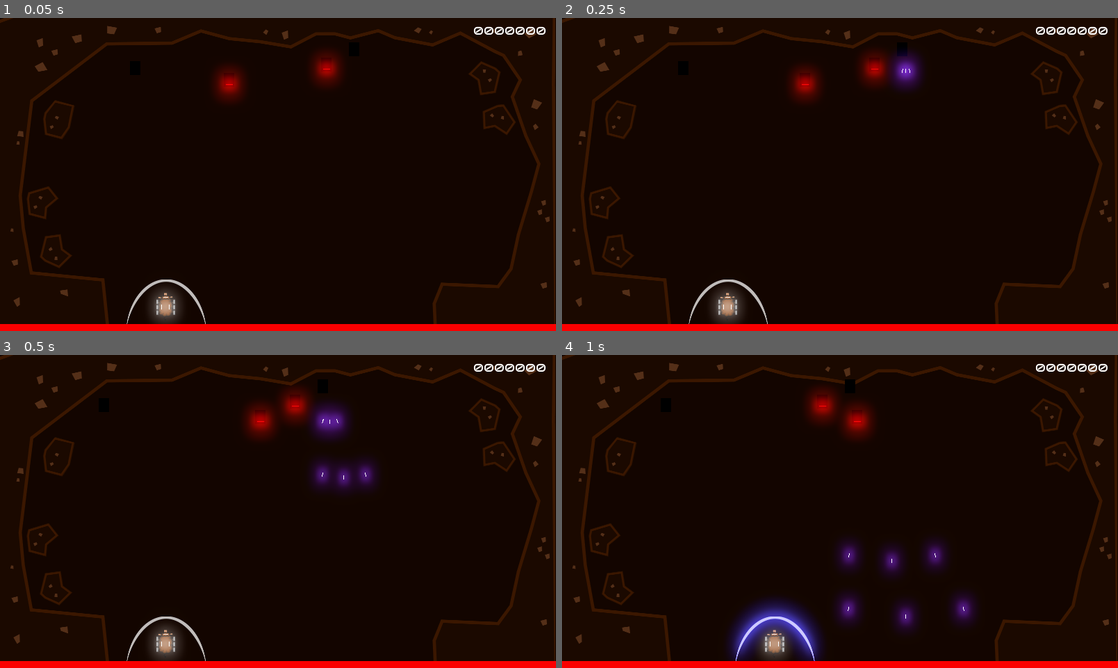
Above: before the commit, frames 1-4 (two rows, left to right).
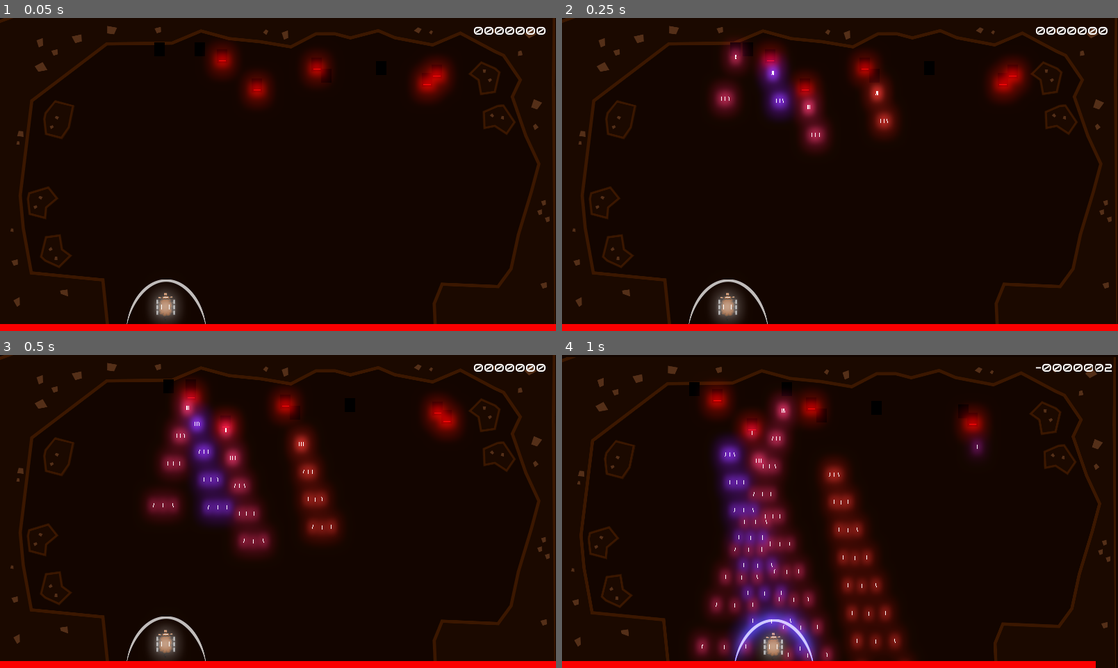
Above: after the commit, the same moments.

Repository: GameDrivenDesign/punk-wolf
Game: Godot game, scene res://game.tscn
Two runs of this game, one before a commit and one after it. Both use one fixed random seed, a clock stepped at 60 frames per second and the inputs below.
Inputs:
- Up to frame 1 (0.05 s): no input
- Up to frame 2 (0.25 s): no input
- Up to frame 3 (0.5 s): no input
- Up to frame 4 (1 s): tap Enter at 0.5 s; hold Right (ui_right) from 0.53 s (still down); hold R (shield_blue) from 0.53 s (still down)

The runs differ from the first frame. In frame 1, 2.6% of the frame differs, in the area x 27-82%, y 7-29%; in frame 2, 6.0%; in frame 3, 12%; in frame 4, 24%, in the area x 0-100%, y 0-100%.

Commit message:
add new last stage

Diff:
--- a/game.gd
+++ b/game.gd
@@ -5,7 +5,7 @@
 var score: int = 0
 
 func _ready():
-	stage_count = 0
+	stage_count = 4
 	next_stage()
 	var err = $Sheep.connect("hit", self, "sheep_hit")
 	if (err != OK):
@@ -28,7 +28,7 @@
 		call_deferred("next_stage")
 
 func sheep_hit():
-	# update_score(-10)
+	update_score(-1)
 	update_hitpoints()
 
 func update_score(delta):
@@ -81,6 +81,24 @@
 			e.shoot_spawn_interval = 0.05
 			e.position.x = Global.PADDING_HORIZONTAL.x + positions[i]
 			e.color = colors[i]
+	elif stage_count == 5:
+		var positions = [200, 400, 500, 700, 800]
+		var colors = [Global.rrb, Global.rbb, Global.rbb, Global.rrb, Global.r]
+		for i in range(5):
+			var e = spawn_enemy("res://wolf.tscn")
+			e.hitpoints = 200
+			e.shoot_spawn_interval = 0.5
+			e.shoot_damage = 30
+			e.shoot_projectile_speed = 400
+		positions = [200, 400, 500, 700]
+		colors = [Global.rrb, Global.rbb, Global.rrb, Global.r]
+		for i in range(4):
+			var e = spawn_enemy("res://wolf.tscn")
+			e.shoot_spread_angle = 5
+			e.shoot_long_interval = 0.9
+			e.shoot_spawn_interval = 0.1
+			e.position.x = Global.PADDING_HORIZONTAL.x + positions[i]
+			e.color = colors[i]
 	else:
 		gameover()
 
--- a/projectiles/Projectile.gd
+++ b/projectiles/Projectile.gd
@@ -3,9 +3,6 @@
 var speed = 800
 var damage = 10
 var target_group = "sheep"
-
-#func set_color(i):
-#	set_modulate(Global.PROJECTILE_COLORS[i])
 
 func set_color(color:Color):
 	set_modulate(color)
--- a/projectiles/Projectile.tscn
+++ b/projectiles/Projectile.tscn
@@ -17,6 +17,7 @@
 texture = ExtResource( 1 )
 
 [node name="Timer" type="Timer" parent="."]
+wait_time = 3.0
 autostart = true
 [connection signal="area_entered" from="." to="." method="_on_Projectile_area_entered"]
 [connection signal="body_entered" from="." to="." method="_on_Projectile_body_entered"]
--- a/wolf.gd
+++ b/wolf.gd
@@ -13,9 +13,11 @@
 var shoot_short_interval = 1 #s
 var shoot_long_interval = 3 #s
 var shoot_spawn_interval = 0.2 #s
+var shoot_damage = 10
+var shoot_projectile_speed = 800
 var current_spawn: float = 0
 #var color_index: int = randi() % 5
-var color: Color
+var color: Color = Global.rb
 var short_time: float = 0
 
 func _ready():
@@ -52,6 +54,8 @@
 func spawn_projectile():
 	var projectile = preload("res://projectiles/Projectile.tscn").instance()
 	projectile.position = $ProjectileSpawn.global_position
+	projectile.damage = shoot_damage
+	projectile.speed = shoot_projectile_speed
 	projectile.set_color(color)
 	get_parent().add_child(projectile)
 	return projectile
